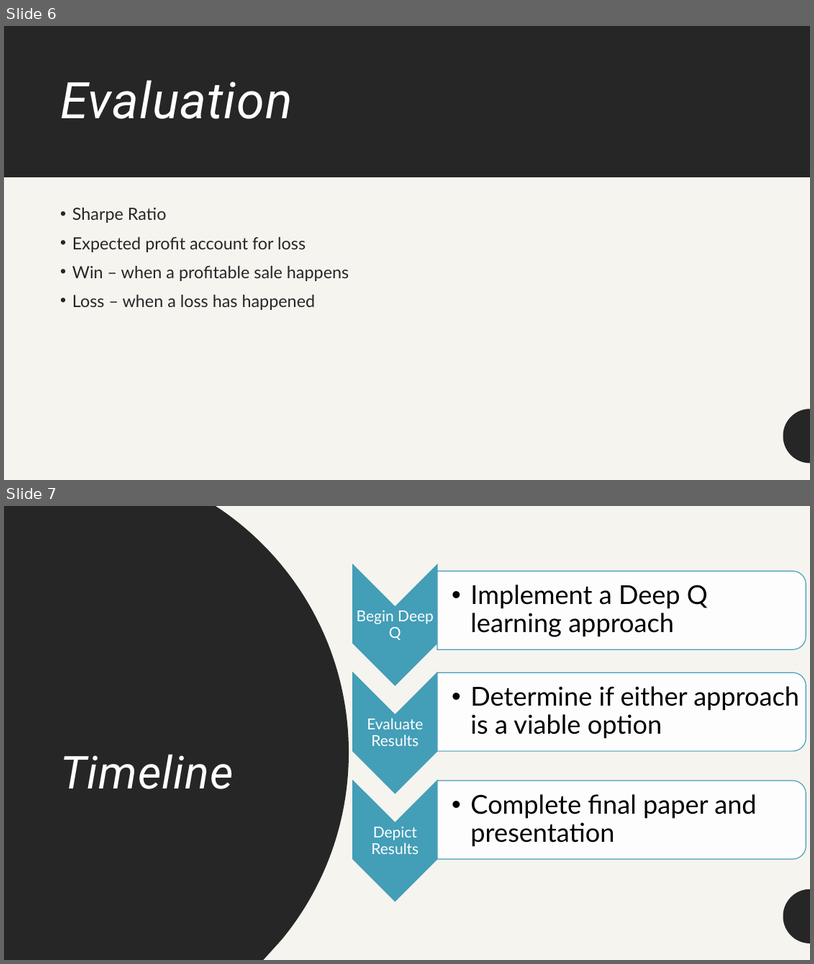
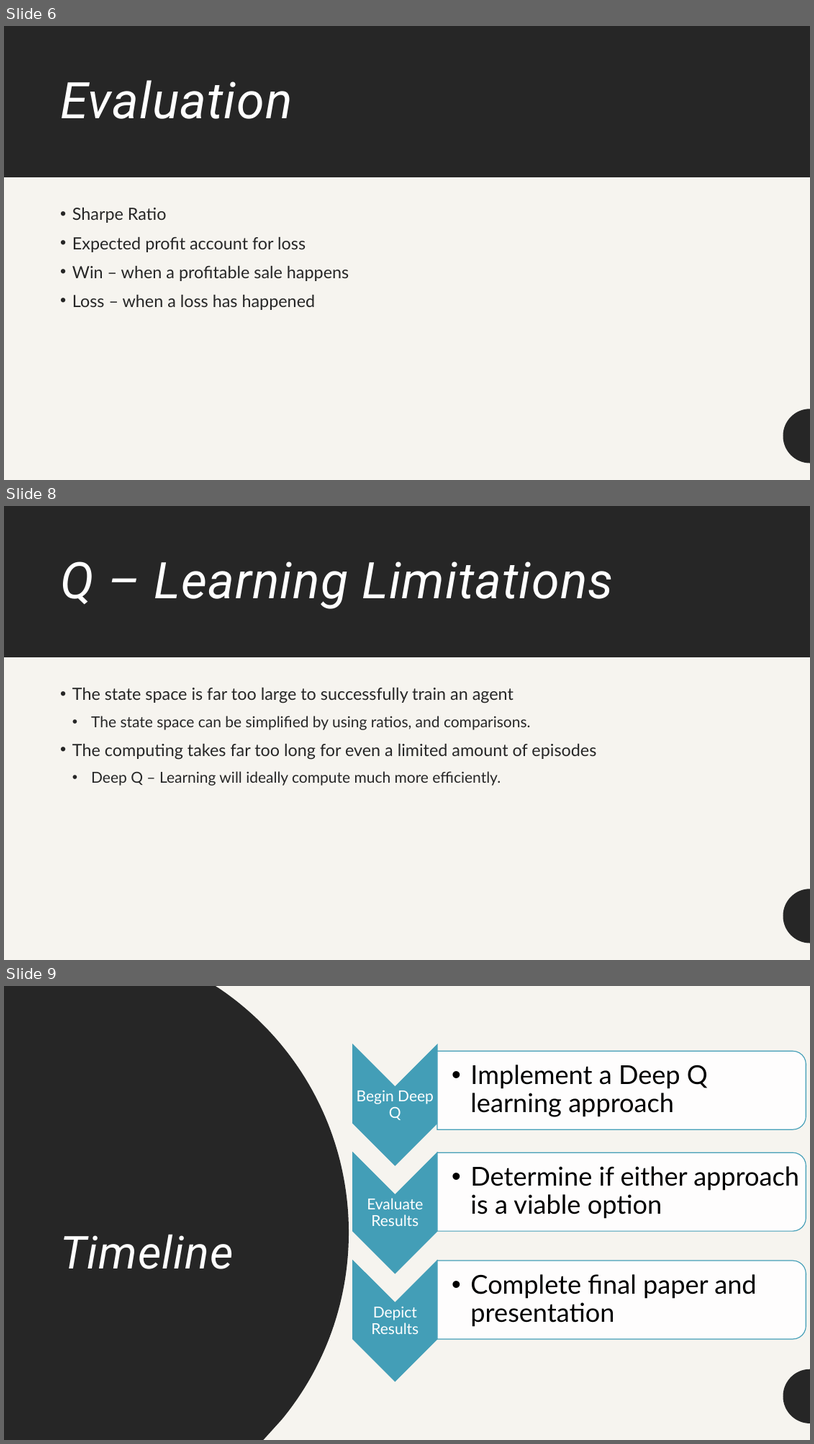
Before and after one commit to JacobTheDuck/Crypto-Reinforcement-Learning, a slide deck: RL Crypto Midterm.pptx. Shown one above the other, each under a label of ours: slides 6 and 7 before the commit, slides 6, 8 and 9 after it; the slides between them are not shown. The pictures are 814x964 and 814x1444 pixels, drawn with LibreOffice and Linux fonts; fonts in the diff are those of the drawing. Boxes give left, top, right and bottom in pixels: in the first picture for what was removed or moved away, otherwise in the second. Text is boxed around its words. In the diff, an @@ line names an element or a change of style, - is before the commit and + after.

```diff
--- a/RL Crypto Midterm.pptx
+++ b/RL Crypto Midterm.pptx
@@ slide 8 added at <box>4,506,810,960</box>, background #F6F4EF; not listed: 1 template element that a slide beside it also shows @@
@@ rectangle added at <box>4,506,810,960</box>, fill #F6F4EF @@
@@ rectangle added at <box>4,506,810,657</box>, fill #262626 @@
@@ title added at <box>60,561,614,609</box>, 60 pt, text #FFFFFF, italic @@
+Q – Learning Limitations
@@ text added at <box>72,687,597,785</box>, 20 pt, text #262626 @@
+• The state space is far too large to successfully train an agent
+  • The state space can be simplified by using ratios, and comparisons.
+• The computing takes far too long for even a limited amount of episodes
+  • Deep Q – Learning will ideally compute much more efficiently.
@@ freeform shape added at <box>784,888,810,943</box>, fill #262626 @@
@@ what was slide 7 is now slide 9 @@
```
Also in this commit, not shown: 2 slides changed, 1 other slide added.
